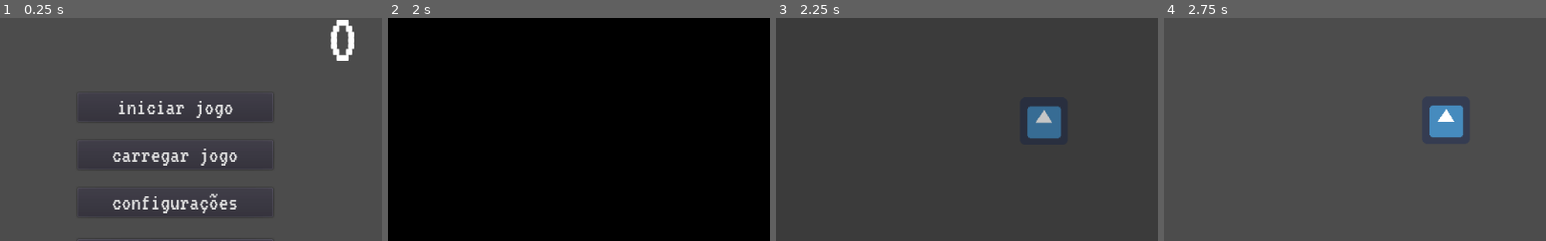
Above: before the commit, frames 1-4 (left to right).
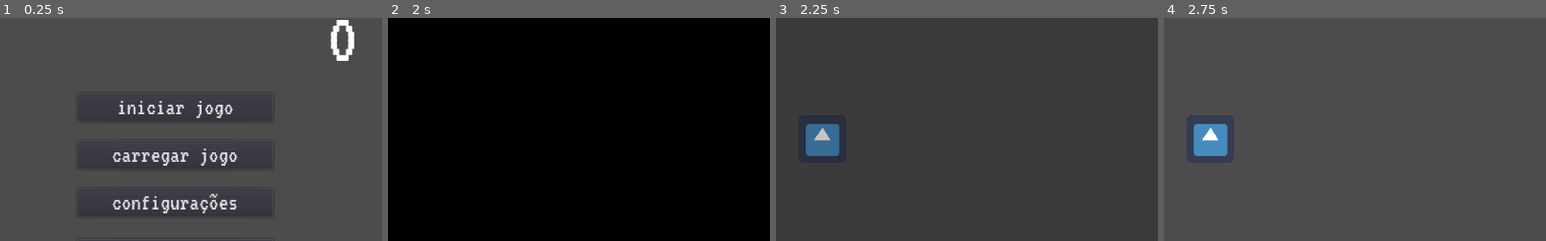
Above: after the commit, the same moments.

Repository: ViperBr/Projeto-de-jooj-pra-game-jaaj
Game: Godot game, scene res://scenes/Menu.tscn
Two runs of this game, one before a commit and one after it. Both use one fixed random seed, a clock stepped at 60 frames per second and the inputs below. The engine's default icon, where the game draws it, is replaced by a stand-in: a white triangle on a blue panel in a dark square.
Inputs (mouse positions are % of the whole screen's width and height, from its top left):
- Up to frame 1 (0.25 s): no input
- Up to frame 2 (2 s): click "iniciar jogo" at 0.5 s; click "slot 1" at 1.25 s
- Up to frame 3 (2.25 s): tap Enter at 2 s; move the mouse to (33, 43) at 2.02 s; click (33, 43) at 2.1 s
- Up to frame 4 (2.75 s): no input
The pictures show only the part of the screen within x 0-50%, y 19-69%; the shares and areas given below are measured in that part.

Frames 1-2 are identical in both runs. In frame 3, 2.6% of the frame differs, in the area x 7-75%, y 39-62%; in frame 4, 2.6%.

Commit message:
menu e cena do jogo

Diff:
--- a/scenes/Menu.tscn
+++ b/scenes/Menu.tscn
@@ -237,7 +237,6 @@
 }
 
 [node name="layerLoadGame" type="ColorRect" parent="."]
-visible = false
 anchor_right = 1.0
 anchor_bottom = 1.0
 color = Color( 1, 1, 1, 0 )
@@ -264,7 +263,7 @@
 margin_bottom = 255.0
 theme = SubResource( 3 )
 custom_fonts/font = SubResource( 4 )
-text = "slot 1"
+text = "save 1"
 __meta__ = {
 "_edit_use_anchors_": false
 }
@@ -276,7 +275,7 @@
 margin_bottom = 319.0
 theme = SubResource( 3 )
 custom_fonts/font = SubResource( 4 )
-text = "slot 2"
+text = "save 2"
 __meta__ = {
 "_edit_use_anchors_": false
 }
@@ -288,7 +287,7 @@
 margin_bottom = 383.0
 theme = SubResource( 3 )
 custom_fonts/font = SubResource( 4 )
-text = "slot 3"
+text = "save 3"
 __meta__ = {
 "_edit_use_anchors_": false
 }
@@ -305,7 +304,43 @@
 "_edit_use_anchors_": false
 }
 
+[node name="error" type="ColorRect" parent="layerLoadGame"]
+visible = false
+anchor_right = 1.0
+anchor_bottom = 1.0
+color = Color( 0, 0, 0, 0.541176 )
+__meta__ = {
+"_edit_use_anchors_": false
+}
+
+[node name="Label2" type="Label" parent="layerLoadGame/error"]
+anchor_left = 0.5
+anchor_top = 0.5
+anchor_right = 0.5
+anchor_bottom = 0.5
+margin_left = -182.0
+margin_top = -38.0
+margin_right = 182.0
+margin_bottom = 38.0
+theme = SubResource( 5 )
+custom_fonts/font = SubResource( 6 )
+text = "erro: nenhum save encontrado"
+
+[node name="ok" type="Button" parent="layerLoadGame/error"]
+anchor_left = 0.5
+anchor_top = 1.0
+anchor_right = 0.5
+anchor_bottom = 1.0
+margin_left = -38.0
+margin_top = -267.568
+margin_right = 38.0
+margin_bottom = -213.568
+theme = SubResource( 7 )
+custom_fonts/font = SubResource( 8 )
+text = "ok"
+
 [node name="layerConfigs" type="ColorRect" parent="."]
+visible = false
 anchor_right = 1.0
 anchor_bottom = 1.0
 color = Color( 1, 1, 1, 0 )
@@ -354,4 +389,5 @@
 [connection signal="button_up" from="layerLoadGame/save2" to="." method="_on_save2_button_up"]
 [connection signal="button_up" from="layerLoadGame/save3" to="." method="_on_save3_button_up"]
 [connection signal="button_up" from="layerLoadGame/back" to="." method="_on_back_button_up"]
+[connection signal="button_up" from="layerLoadGame/error/ok" to="." method="_on_ok_button_up"]
 [connection signal="button_up" from="layerConfigs/back" to="." method="_on_back_button_up"]
--- a/scenes/zone test.tscn
+++ b/scenes/zone test.tscn
@@ -1,9 +1,11 @@
-[gd_scene load_steps=3 format=2]
+[gd_scene load_steps=4 format=2]
 
 [ext_resource path="res://scenes/draged.tscn" type="PackedScene" id=1]
 [ext_resource path="res://scenes/rest_position.tscn" type="PackedScene" id=2]
+[ext_resource path="res://scripts/zone test.gd" type="Script" id=3]
 
 [node name="drag zone" type="Node2D"]
+script = ExtResource( 3 )
 
 [node name="rest" parent="." instance=ExtResource( 2 )]
 position = Vector2( 378, 253 )
--- /dev/null
+++ b/scripts/Controller.gd
@@ -0,0 +1,4 @@
+extends Node
+
+var actual_save
+var data
--- a/scripts/Menu.gd
+++ b/scripts/Menu.gd
@@ -1,4 +1,10 @@
 extends Control
+
+const SAVE_DIR = "user://saves/"
+
+var save_path1 = SAVE_DIR + "save1.dat"
+var save_path2 = SAVE_DIR + "save2.dat"
+var save_path3 = SAVE_DIR + "save3.dat"
 
 func _ready():
 	for child in $".".get_children():
@@ -6,15 +12,60 @@
 	$layerBase.visible = true;
 
 
+func _on_slot1_button_up():
+	var data = {
+		"slot": 1,
+		"saved_game": 1,
+		"weapon_position": Vector2(62,278)
+	}
 
-func _on_slot1_button_up():
-	SceneChanger.change_scene("res://scenes/zone test.tscn", "fade")
+	var dir = Directory.new()
+	if not dir.dir_exists(SAVE_DIR):
+		dir.make_dir_recursive(SAVE_DIR)
+
+	var file = File.new()
+	var error = file.open(save_path1,File.WRITE)
+	if error == OK:
+		file.store_var(data)
+		file.close()
+
+	SceneChanger.change_scene("res://scenes/zone test.tscn", "fade",data.weapon_position,save_path1)
 
 func _on_slot2_button_up():
-	SceneChanger.change_scene("res://scenes/zone test.tscn", "fade")
+	var data = {
+		"slot": 1,
+		"saved_game": 1,
+		"weapon_position": Vector2(62,278)
+	}
+
+	var dir = Directory.new()
+	if not dir.dir_exists(SAVE_DIR):
+		dir.make_dir_recursive(SAVE_DIR)
+
+	var file = File.new()
+	var error = file.open(save_path2,File.WRITE)
+	if error == OK:
+		file.store_var(data)
+		file.close()
+	SceneChanger.change_scene("res://scenes/zone test.tscn", "fade",data.weapon_position,save_path2)
 
 func _on_slot3_button_up():
-	SceneChanger.change_scene("res://scenes/zone test.tscn", "fade")
+	var data = {
+		"slot": 1,
+		"saved_game": 1,
+		"weapon_position": Vector2(62,278)
+	}
+
+	var dir = Directory.new()
+	if not dir.dir_exists(SAVE_DIR):
+		dir.make_dir_recursive(SAVE_DIR)
+
+	var file = File.new()
+	var error = file.open(save_path3,File.WRITE)
+	if error == OK:
+		file.store_var(data)
+		file.close()
+	SceneChanger.change_scene("res://scenes/zone test.tscn", "fade",data.weapon_position,save_path3)
 
 
 func _on_newGame_button_up():
@@ -39,14 +90,41 @@
 
 
 func _on_save3_button_up():
+	var file = File.new()
+	if file.file_exists(save_path3):
+		var error = file.open(save_path3,File.READ)
+		if error == OK:
+			var playerdata = file.get_var()
+			file.close()
+			SceneChanger.change_scene("res://scenes/zone test.tscn", "fade", playerdata, save_path3)
+	else:
+		$layerLoadGame/error.show()
 	pass # Replace with function body.
 
 
 func _on_save2_button_up():
+	var file = File.new()
+	if file.file_exists(save_path2):
+		var error = file.open(save_path2,File.READ)
+		if error == OK:
+			var playerdata = file.get_var()
+			file.close()
+			SceneChanger.change_scene("res://scenes/zone test.tscn", "fade", playerdata,save_path2)
+	else:
+		$layerLoadGame/error.show()
 	pass # Replace with function body.
 
 
 func _on_save1_button_up():
+	var file = File.new()
+	if file.file_exists(save_path1):
+		var error = file.open(save_path1,File.READ)
+		if error == OK:
+			var playerdata = file.get_var()
+			file.close()
+			SceneChanger.change_scene("res://scenes/zone test.tscn", "fade", playerdata,save_path1)
+	else:
+		$layerLoadGame/error.show()
 	pass # Replace with function body.
 
 
@@ -71,3 +149,8 @@
 func _on_confirmexit_button_up():
 	get_tree().quit()
 	pass # Replace with function body.
+
+
+func _on_ok_button_up():
+	$layerLoadGame/error.hide()
+	pass # Replace with function body.
--- a/scripts/draged.gd
+++ b/scripts/draged.gd
@@ -1,13 +1,23 @@
 extends Node2D
 
+var path
 var selected = false;
 var rest_point
 var rest_nodes = []
+var data
 
 func _ready():
+	path = SceneChanger.path
 	rest_nodes = get_tree().get_nodes_in_group("zone")
 	rest_point = rest_nodes[0].global_position
 #	rest_nodes[0].select()
+	var file = File.new()
+	if file.file_exists(path):
+		var error = file.open(path,File.READ)
+		if error == OK:
+			data = file.get_var()
+			rest_point = data.weapon_position
+			file.close()
 
 func _on_Area2D_input_event(viewport, event, shape_idx):
 	if Input.is_action_just_pressed("click"):
@@ -29,6 +39,17 @@
 				if distance <= shortest_dist:
 					rest_point = child.global_position
 #					child.select()
+					data.weapon_position = rest_point
+					var file = File.new()
+					file.open(path ,File.WRITE)
+					file.store_var(data)
+					file.close()
 					return
 				else:
 					rest_point = global_position
+					data.weapon_position = rest_point
+					var file = File.new()
+					print_debug(path)
+					file.open(path ,File.WRITE)
+					file.store_var(data)
+					file.close()
--- a/scripts/scene_changer.gd
+++ b/scripts/scene_changer.gd
@@ -1,11 +1,17 @@
 extends CanvasLayer
 
 onready var animation = $Control/AnimationPlayer
+
 var scene : String;
 
-func change_scene(new_scene, anim):
+var data
+var path
+
+func change_scene(new_scene, anim, data=Vector2(62,278), savepath="user://saves/save1.dat"):
 	scene = new_scene
 	animation.play(anim)
+	data = data
+	path = savepath
 
 func new_scene():
 	get_tree().change_scene(scene)
--- /dev/null
+++ b/scripts/zone test.gd
@@ -0,0 +1,10 @@
+extends Node2D
+
+
+func _ready():
+	pass # Replace with function body.
+
+
+# Called every frame. 'delta' is the elapsed time since the previous frame.
+#func _process(delta):
+#	pass
